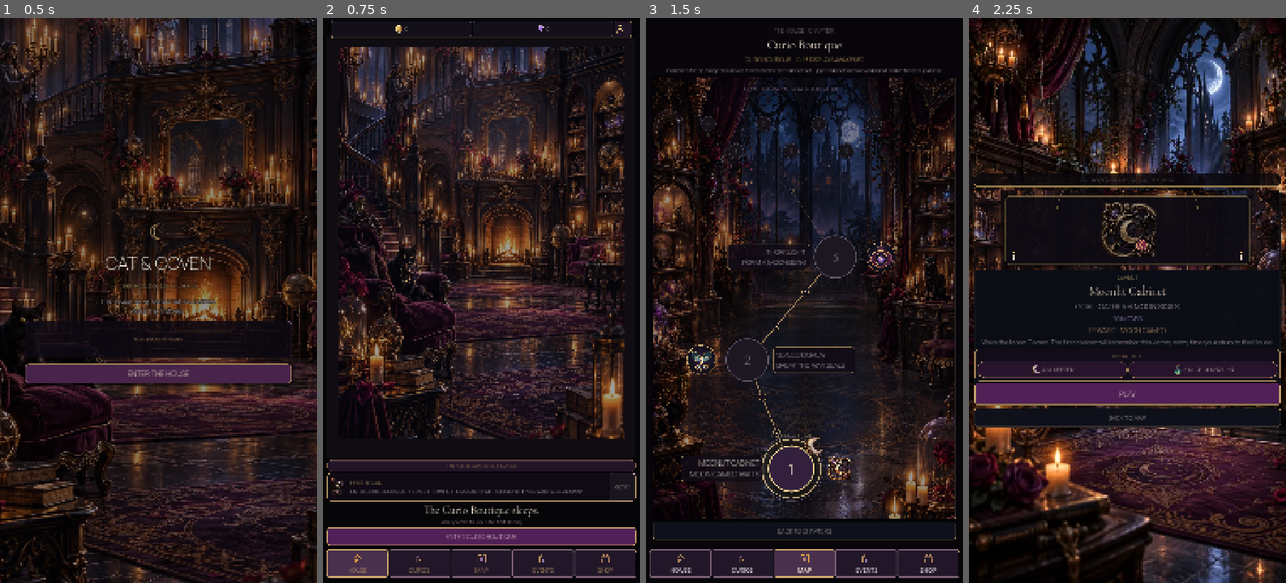
Above: before the commit, frames 1-4 (left to right).
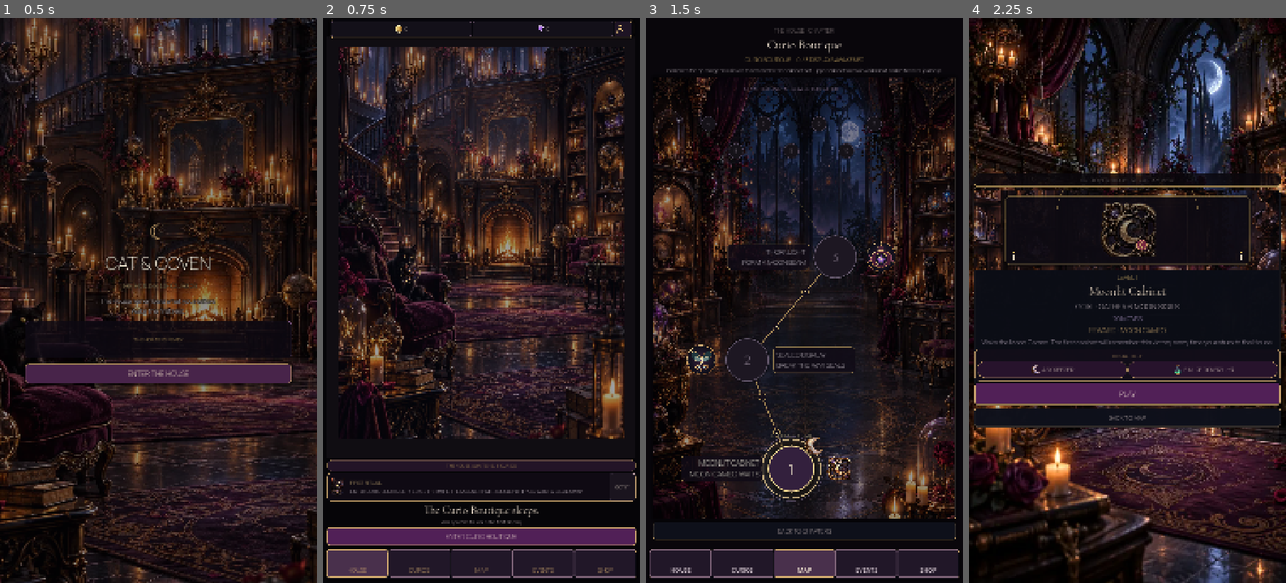
Above: after the commit, the same moments.

Repository: Jay-prodesign/akilta-match3
Game: Godot game, scene res://src/app/app_bootstrap.tscn
The game is run twice, just before and just after one commit, with the same random seed, the same clock (stepped at 60 frames per second) and the same inputs.
Inputs:
- Up to frame 1 (0.5 s): no input
- Up to frame 2 (0.75 s): click "ENTER THE HOUSE" at 0.5 s
- Up to frame 3 (1.5 s): click "ENTER CURIO BOUTIQUE" at 1.25 s
- Up to frame 4 (2.25 s): click "1" at 2 s

Frame 1 is identical in both runs. In frame 2, less than 0.1% of the frame differs, in the area x 9-91%, y 94-97%; in frame 3, less than 0.1%; in frame 4, nothing differs.

Commit message:
Keep authored navigation structure while binding SVG icons through runtime resolver

Diff:
--- a/src/ui/shared/product_navigation.tscn
+++ b/src/ui/shared/product_navigation.tscn
@@ -1,10 +1,5 @@
-[gd_scene load_steps=9 format=3]
-
-[ext_resource type="Texture2D" path="res://assets/ui/nav_house.svg" id="1_house"]
-[ext_resource type="Texture2D" path="res://assets/ui/nav_curios.svg" id="2_curios"]
-[ext_resource type="Texture2D" path="res://assets/ui/nav_map.svg" id="3_map"]
-[ext_resource type="Texture2D" path="res://assets/ui/nav_events.svg" id="4_events"]
-[ext_resource type="Texture2D" path="res://assets/ui/nav_shop.svg" id="5_shop"]
+[gd_scene load_steps=4 format=3]
+
 
 [sub_resource type="StyleBoxFlat" id="Shell"]
 bg_color = Color(0.035, 0.031, 0.063, 0.985)
@@ -96,7 +91,6 @@
 custom_minimum_size = Vector2(42, 42)
 layout_mode = 2
 mouse_filter = 2
-texture = ExtResource("1_house")
 expand_mode = 1
 stretch_mode = 5
 
@@ -135,7 +129,6 @@
 custom_minimum_size = Vector2(42, 42)
 layout_mode = 2
 mouse_filter = 2
-texture = ExtResource("2_curios")
 expand_mode = 1
 stretch_mode = 5
 
@@ -174,7 +167,6 @@
 custom_minimum_size = Vector2(42, 42)
 layout_mode = 2
 mouse_filter = 2
-texture = ExtResource("3_map")
 expand_mode = 1
 stretch_mode = 5
 
@@ -213,7 +205,6 @@
 custom_minimum_size = Vector2(42, 42)
 layout_mode = 2
 mouse_filter = 2
-texture = ExtResource("4_events")
 expand_mode = 1
 stretch_mode = 5
 
@@ -252,7 +243,6 @@
 custom_minimum_size = Vector2(42, 42)
 layout_mode = 2
 mouse_filter = 2
-texture = ExtResource("5_shop")
 expand_mode = 1
 stretch_mode = 5
 
